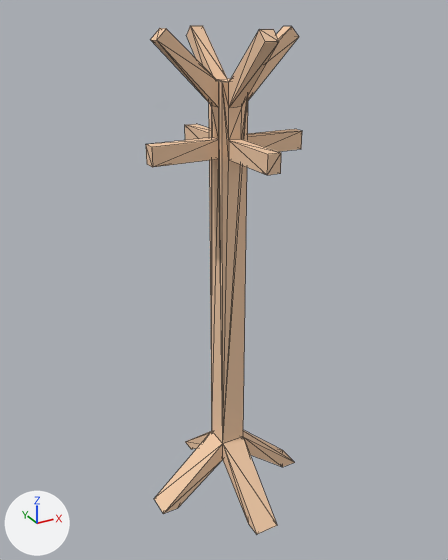
What one commit did to the glTF model assets/props/furniture/coatRackStanding.glb.
Camera for both pictures: a 50 mm lens placed at (-0.438, -0.785, 0.794), pointed at (-0.002, 0.008, 0.398). The axes (+X, +Y, +Z) are drawn at lower left. The lights are the same throughout. The first picture is the older version. Mesh edges are drawn as thin lines. Vertices at exactly the same position are counted once.

Names of what the first picture shows: 'coatRackStanding(Clone)'.
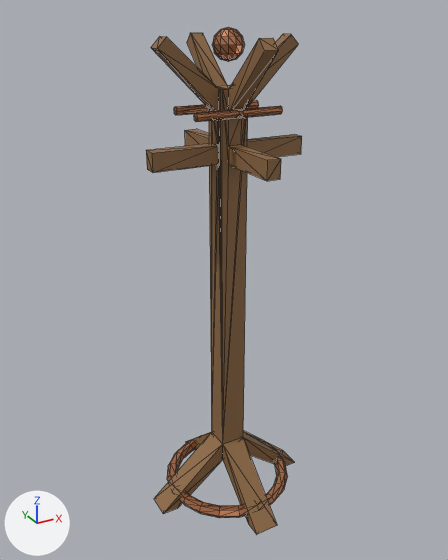
Pixel boxes (x1, y1, x2, y2) of what changed, in the pictures (448 x 560 px):
'coatRackStanding(Clone)', reshaped, rescaled
    before: (146, 26, 302, 534)
    after: (146, 27, 302, 534)
part 1 of me_mesh_coatrackstanding, added (orange)
    after: (212, 27, 245, 61)
part 2 of me_mesh_coatrackstanding, added
    after: (248, 100, 259, 108)
part 3 of me_mesh_coatrackstanding, added
    after: (174, 104, 209, 115)
part 4 of me_mesh_coatrackstanding, added (orange)
    after: (194, 109, 240, 122)
part 5 of me_mesh_coatrackstanding, added
    after: (238, 106, 283, 118)
part 6 of me_mesh_coatrackstanding, added (orange)
    after: (167, 440, 288, 518)
part 7 of me_mesh_coatrackstanding, reshaped
    before: (212, 78, 231, 444)
    after: (212, 85, 231, 444)
part 8 of me_mesh_coatrackstanding, recoloured (beige to brown)
    before: (146, 26, 302, 534)
    after: (146, 33, 302, 534)

Patch to the scene script:
```diff
--- a/assets/props/furniture/coatRackStanding.glb.py
+++ b/assets/props/furniture/coatRackStanding.glb.py
@@ mat_copper_009 @@
+mat_copper_009 = principled_material('copper.009')
+mat_copper_009.base_color = (0.55, 0.22, 0.1)  # orange #c48159
+mat_copper_009.metallic = 0.7
+mat_copper_009.roughness = 0.35
@@ mat_oakdark_009 @@
+mat_oakdark_009 = principled_material('oakDark.009')
+mat_oakdark_009.base_color = (0.27, 0.14, 0.055)  # brown #8e6942
+mat_oakdark_009.roughness = 0.6
@@ me_mesh_coatrackstanding @@
 # used by ob_coatrackstanding_clone; location = (0.0, 0.0, 0.0)
-me_mesh_coatrackstanding.from_pydata(...)  # 92 vertices, 190 faces; spans x -0.136..0.136, y -0.136..0.136, z 0.0..0.77
+me_mesh_coatrackstanding.from_pydata(...)  # 434 vertices, 814 faces; spans x -0.136..0.136, y -0.136..0.136, z 0.0..0.78
+# me_mesh_coatrackstanding part 1: a new loose piece, a UV sphere (12 segments, 6 rings, poles along z) spanning x -0.022..0.022, y -0.022..0.022, z 0.736..0.78, in mat_copper_009 (orange #c48159)
+# me_mesh_coatrackstanding part 2: a new loose piece, an 8-sided cylinder along x spanning x -0.003..0.067, y 0.026..0.038, z 0.664..0.676, in mat_copper_009 (orange #c48159)
+# me_mesh_coatrackstanding part 3: a new loose piece, an 8-sided cylinder along x spanning x -0.067..0.003, y 0.026..0.038, z 0.664..0.676, in mat_copper_009 (orange #c48159)
+# me_mesh_coatrackstanding part 4: a new loose piece, an 8-sided cylinder along x spanning x -0.067..0.003, y -0.038..-0.026, z 0.664..0.676, in mat_copper_009 (orange #c48159)
+# me_mesh_coatrackstanding part 5: a new loose piece, an 8-sided cylinder along x spanning x -0.003..0.067, y -0.038..-0.026, z 0.664..0.676, in mat_copper_009 (orange #c48159)
+# me_mesh_coatrackstanding part 6: a new loose piece of 120 vertices spanning x -0.11..0.11, y -0.11..0.11, z 0.011..0.029, in mat_copper_009 (orange #c48159)
+# me_mesh_coatrackstanding part 7
+# 17 faces are deleted
+# 32 vertices are added at x -0.02..0.02, y -0.02..0.02, z 0.591..0.702
+# 57 new faces join them, mat_oakdark_009 (brown #8e6942)
+# me_mesh_coatrackstanding part 8: 173 faces spanning x -0.136..0.136, y -0.136..0.136, z 0.0..0.77 switch from mat_wood (beige #f3cca8) to mat_oakdark_009 (brown #8e6942)
+# other edits to the shape of me_mesh_coatrackstanding do not show in these pictures
+me_mesh_coatrackstanding.materials.append(mat_copper_009)  # orange #c48159
@@ ob_coatrackstanding_clone @@
 ob_coatrackstanding_clone.location = (0.0, 0.0, 0.0)
+ob_coatrackstanding_clone.scale = (1.0, 1.0, 0.987)
```
